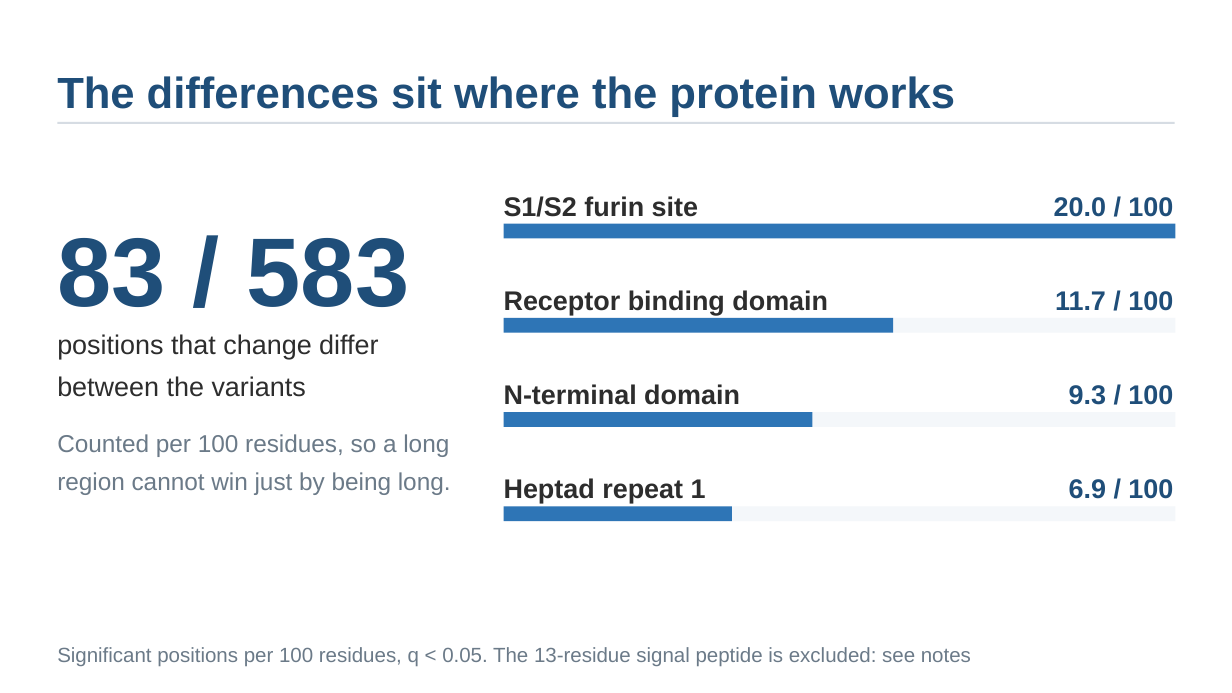
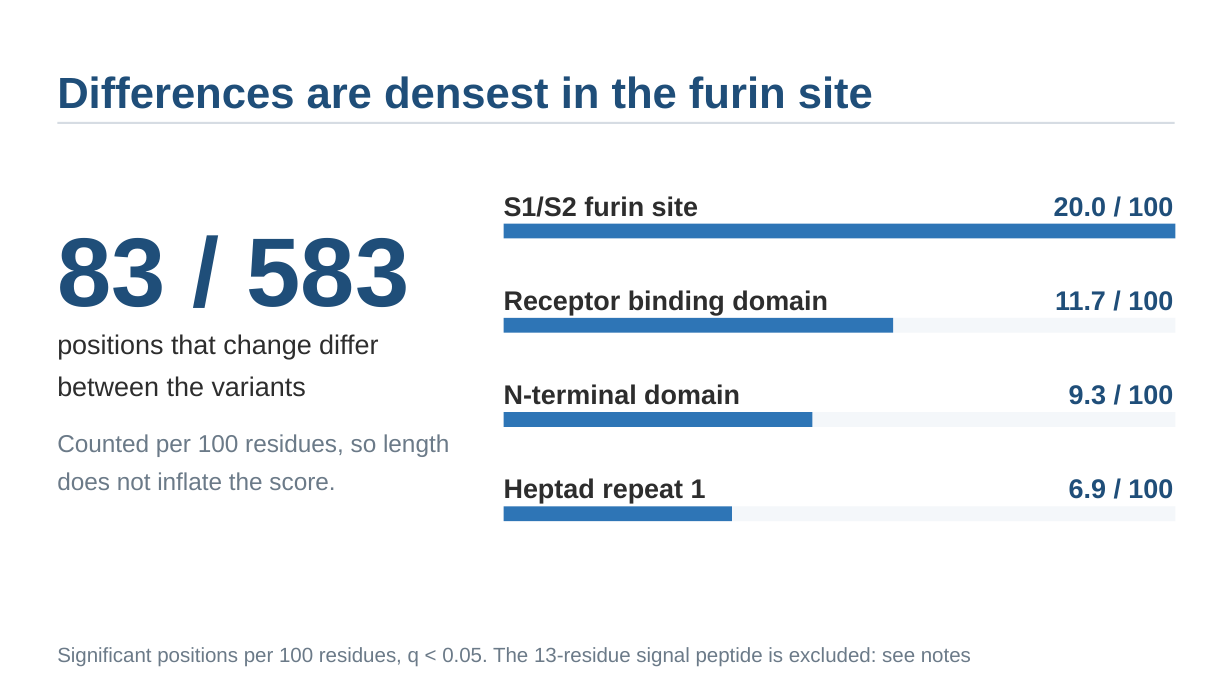
Before and after one commit to AzharAhmed-bot/covid-variant-analysis, a slide deck: slide 7 of deliverables/spike_variation_presentation.pptx. Drawn at 1232x693 pixels with LibreOffice and Linux fonts; fonts in the diff are those of the drawing. Boxes give left, top, right and bottom in pixels: in the first picture for what was removed or moved away, otherwise in the second. Text is boxed around its words. In the diff, an @@ line names an element or a change of style, - is before the commit and + after.

Commit message:
Apply writing style rules to slide text

```diff
--- a/deliverables/spike_variation_presentation.pptx
+++ b/deliverables/spike_variation_presentation.pptx
@@ text at <box>57,76,873,109</box>: text changed @@
-The differences sit where the protein works
+Differences are densest in the furin site
@@ text at <box>57,434,449,490</box>: text changed @@
-Counted per 100 residues, so a long region cannot win just by being long.
+Counted per 100 residues, so length does not inflate the score.
```
Also in this commit, not shown: 6 other slides changed, 1 other file.
